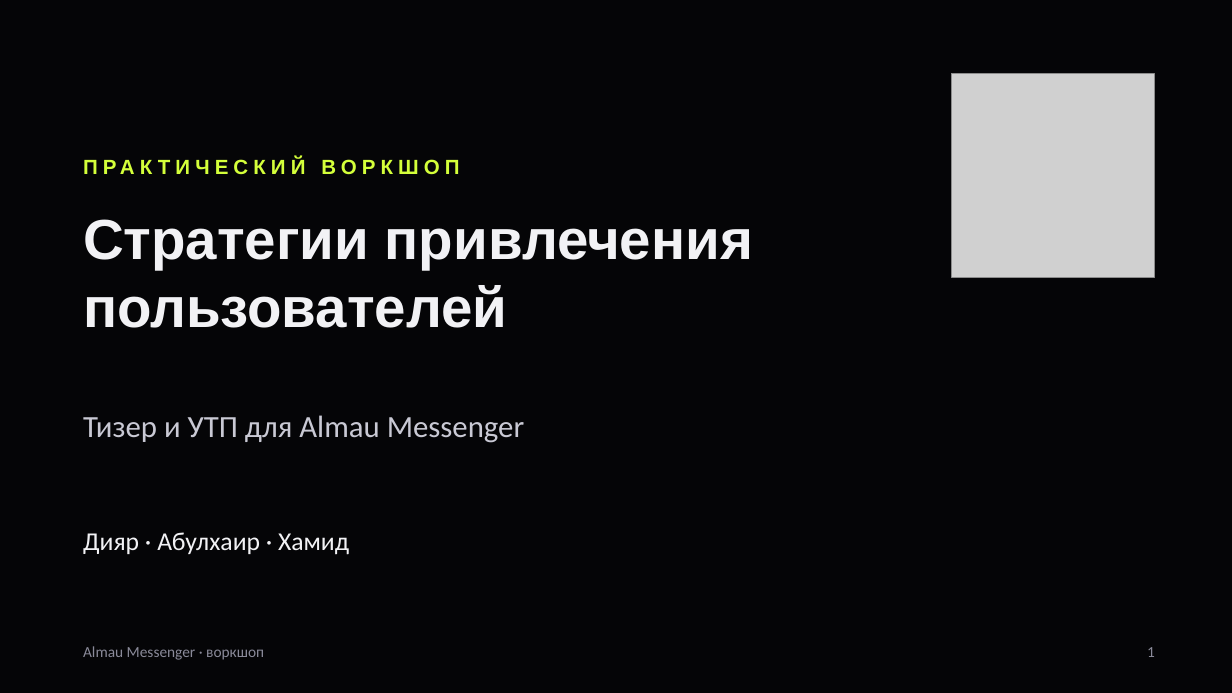
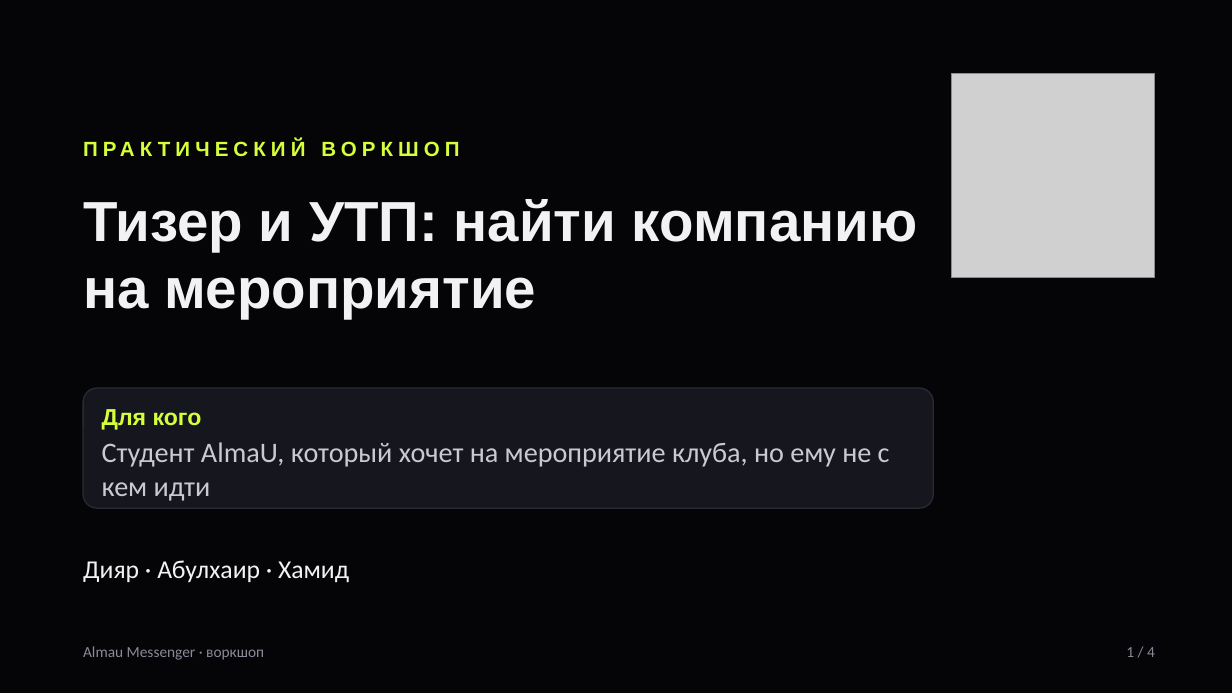
Before and after one commit to taekeanoshi/Almau_messanger, a slide deck: slide 1 of docs/Workshop_Almau_Messenger.pptx. Drawn at 1232x693 pixels with LibreOffice and Linux fonts; fonts in the diff are those of the drawing; grey boxes stand for pictures. Boxes give left, top, right and bottom in pixels: in the first picture for what was removed or moved away, otherwise in the second. Text is boxed around its words. In the diff, an @@ line names an element or a change of style, - is before the commit and + after.

```diff
--- a/docs/Workshop_Almau_Messenger.pptx
+++ b/docs/Workshop_Almau_Messenger.pptx
@@ text "ПРАКТИЧЕСКИЙ ВОРКШОП": place and size @@
-text "ПРАКТИЧЕСКИЙ ВОРКШОП" at [83,148,915,185]
+text "ПРАКТИЧЕСКИЙ ВОРКШОП" at [83,129,915,166]
@@ text at [83,199,918,319]: text changed @@
-Стратегии привлечения пользователей
+Тизер и УТП: найти компанию на мероприятие
@@ rounded rectangle added at [83,388,933,508], fill #16161E, outline #2A2A35 1 pt @@
@@ text removed at [83,415,524,443] @@
-Тизер и УТП для Almau Messenger
@@ text added at [102,409,890,501], 22 pt, text #C9C9D4 @@
+Для кого
+Студент AlmaU, который хочет на мероприятие клуба, но ему не с кем идти
@@ text "Дияр · Абулхаир · Хамид": place and size @@
-text "Дияр · Абулхаир · Хамид" at [83,532,349,555]
+text "Дияр · Абулхаир · Хамид" at [83,560,349,583]
@@ text at [1126,647,1155,657]: text changed @@
-1
+1 / 4
```
Also in this commit, not shown: 2 other slides changed, 1 slide added, 4 slides removed, 2 other files.
